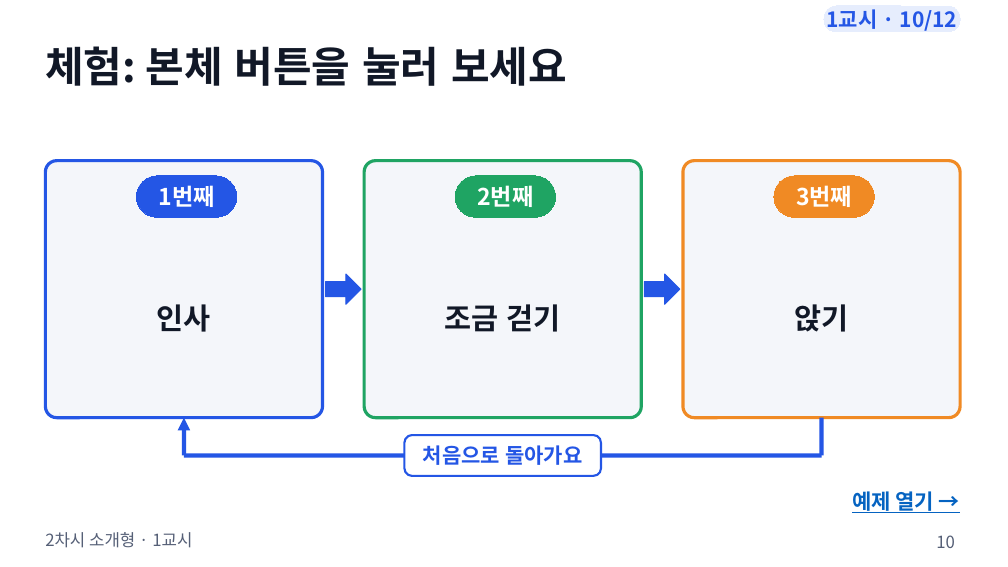
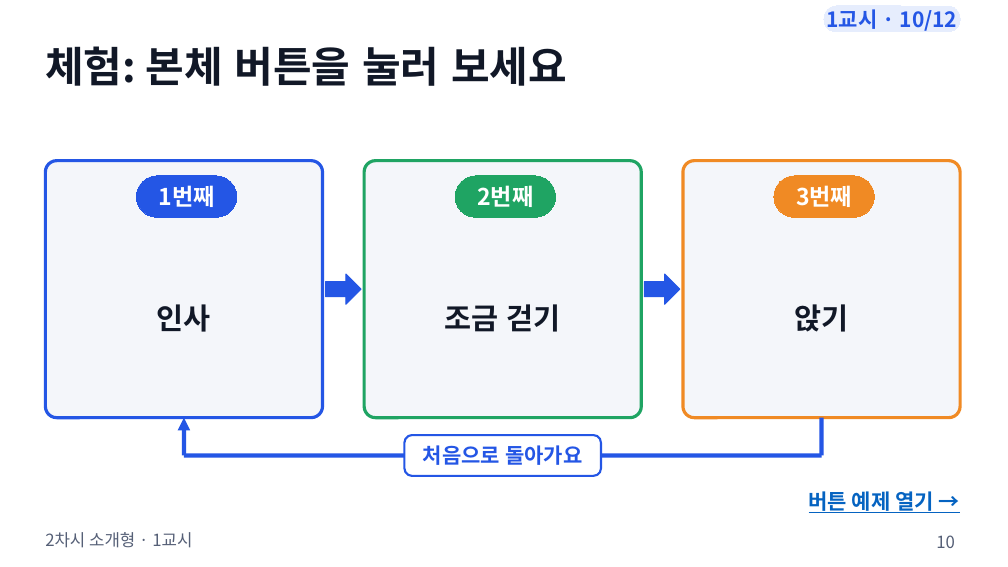
Before and after one commit to boundaryx01-uniquelife/microbit, a slide deck: slide 10 of bridge/docs/materials/2차시_소개형/2차시_수업슬라이드.pptx. Drawn at 1008x567 pixels with LibreOffice and Linux fonts; fonts in the diff are those of the drawing. Boxes give left, top, right and bottom in pixels: in the first picture for what was removed or moved away, otherwise in the second. Text is boxed around its words. In the diff, an @@ line names an element or a change of style, - is before the commit and + after.

```diff
--- a/bridge/docs/materials/2차시_소개형/2차시_수업슬라이드.pptx
+++ b/bridge/docs/materials/2차시_소개형/2차시_수업슬라이드.pptx
@@ text at (x1=809, y1=491, x2=934, y2=513): text changed @@
-예제 열기 →
+버튼 예제 열기 →
```
Also in this commit, not shown: 1 other slide changed, 12 other files.
